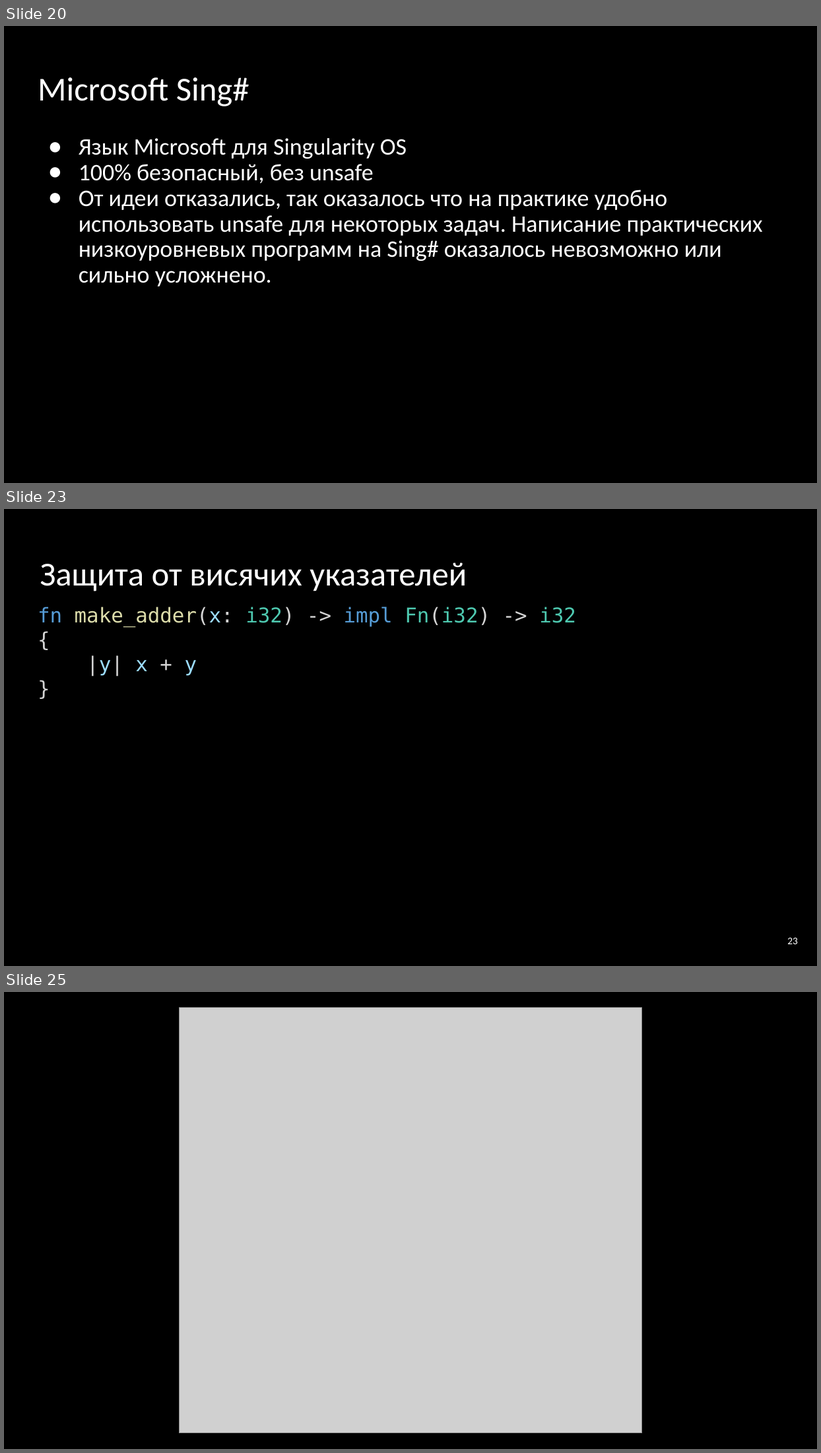
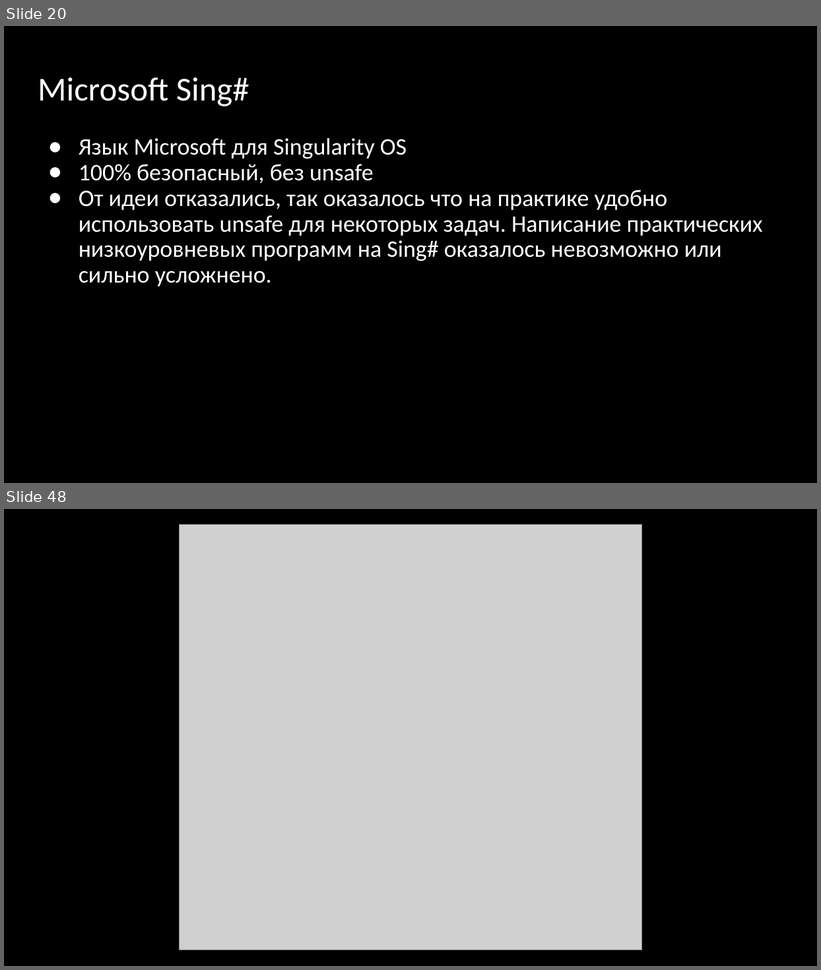
Before and after one commit to Gordon01/learn-rust, a slide deck: keynotes/Rust 2024.pptx. Shown one above the other, each under a label of ours: slides 20, 23 and 25 before the commit, slides 20 and 48 after it; the slides between them are not shown. The pictures are 821x1453 and 821x970 pixels, drawn with LibreOffice and Linux fonts; fonts in the diff are those of the drawing; grey boxes stand for pictures. Boxes give left, top, right and bottom in pixels: in the first picture for what was removed or moved away, otherwise in the second. Text is boxed around its words. In the diff, an @@ line names an element or a change of style, - is before the commit and + after.

```diff
--- a/keynotes/Rust 2024.pptx
+++ b/keynotes/Rust 2024.pptx
@@ slide 23 removed at (4, 509, 817, 966), background #000000 @@
@@ title removed at (40, 562, 467, 591) @@
-Защита от висячих указателей
@@ text removed at (38, 607, 576, 676) @@
-fn make_adder(x: i32) -> impl Fn(i32) -> i32 {
-|y| x + y
-}
@@ page number removed at (787, 938, 798, 945) @@
-23
@@ what was slide 25 is now slide 48 @@
```
Also in this commit, not shown: 3 slides changed, 11 slides added, 1 other slide removed, 3 other files.
